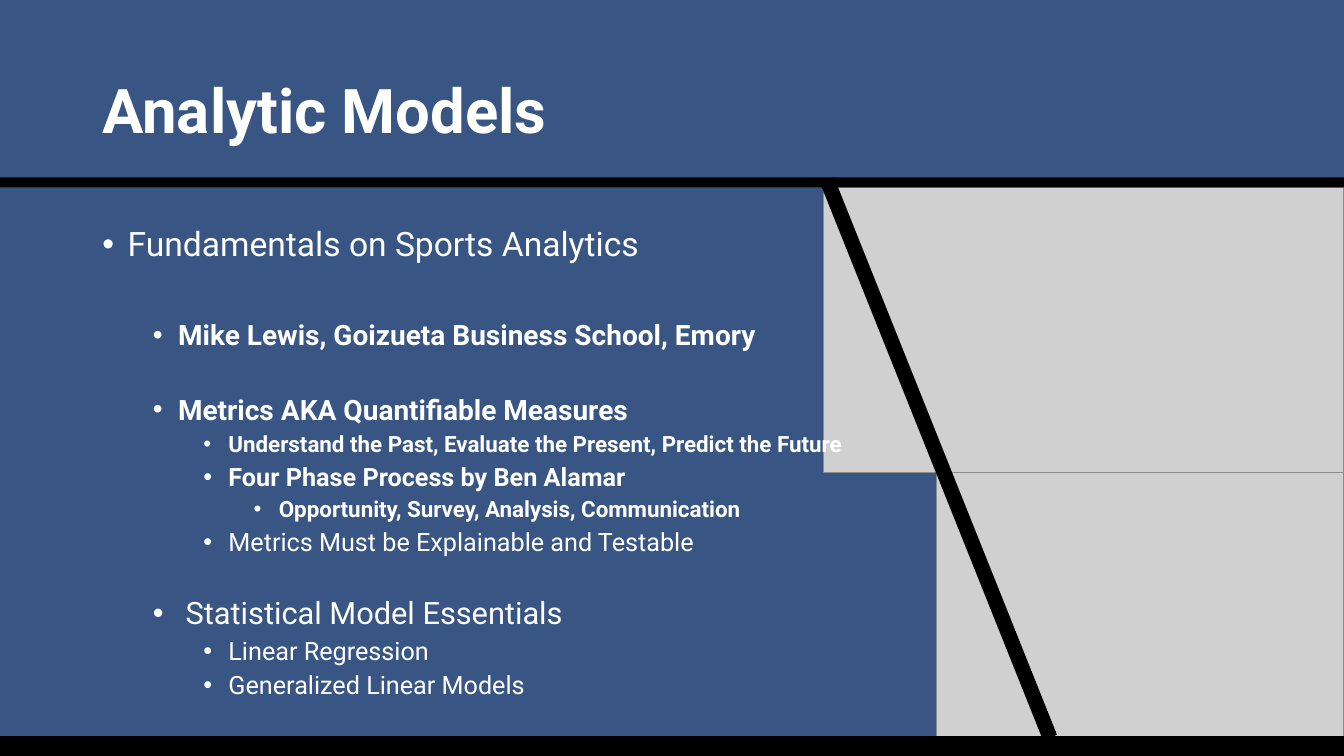
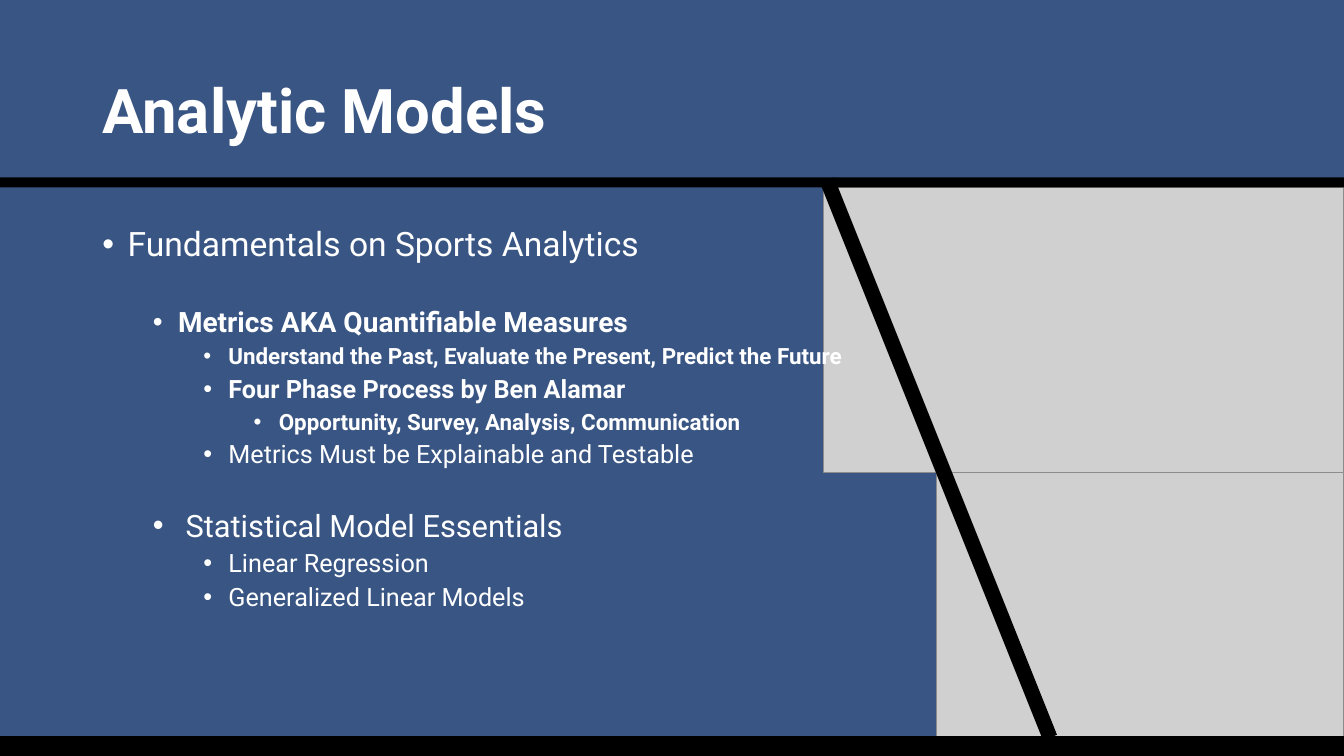
Before and after one commit to SuperMarioGiacomazzo/STOR538_WEBSITE, a slide deck: slide 8 of Slides/Sports Analytics 2/Sports_Analytics_2_Lecture.pptx. Drawn at 1344x756 pixels with LibreOffice and Linux fonts; fonts in the diff are those of the drawing; grey boxes stand for pictures. Boxes give left, top, right and bottom in pixels: in the first picture for what was removed or moved away, otherwise in the second. Text is boxed around its words. In the diff, an @@ line names an element or a change of style, - is before the commit and + after.

```diff
--- a/Slides/Sports Analytics 2/Sports_Analytics_2_Lecture.pptx
+++ b/Slides/Sports Analytics 2/Sports_Analytics_2_Lecture.pptx
@@ text at [178, 324, 755, 351]: paragraph removed @@
-  • Mike Lewis, Goizueta Business School, Emory
```
Also in this commit, not shown: 3 other files.
